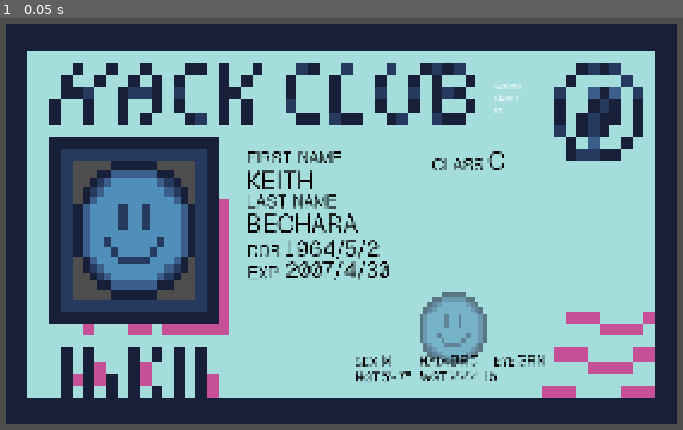
Above: before the commit, frame 1.
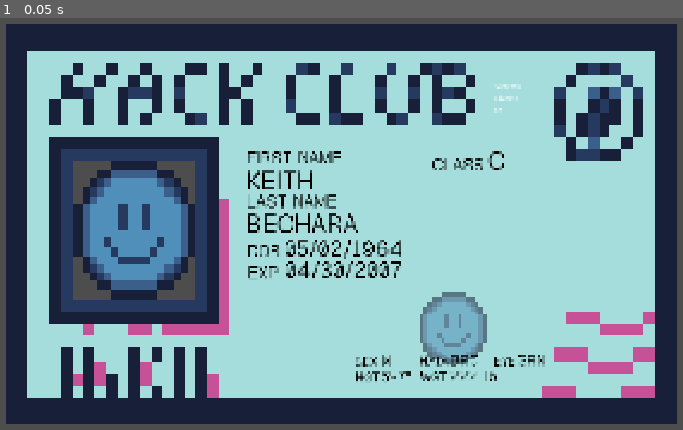
Above: after the commit, the same moment.

Repository: itstntcraft123/fake-an-id
Game: Godot game, scene res://scenes/game.tscn
Same seed, same stepped clock (60 frames per second), same inputs: the game is played once before the commit and once after it. This scene is started directly instead of the project's main scene.
Inputs:
- Up to frame 1 (0.05 s): no input

The runs differ from the first frame. In frame 1, 0.8% of the frame differs, in the area x 41-59%, y 53-64%.

Commit message:
add random DD; fix date format add random_str and random_num helper functions

Diff:
--- a/scripts/how_to_play.gd
+++ b/scripts/how_to_play.gd
@@ -7,7 +7,7 @@
 func _process(_delta: float) -> void:
 	pass
 
-func _on_select_menu_selected(index: int, item: Control) -> void:
+func _on_select_menu_selected(_index: int, item: Control) -> void:
 	match item.name:
 		"BackButton":
 			get_tree().change_scene_to_file("res://scenes/main_menu.tscn")
--- a/scripts/quiz.gd
+++ b/scripts/quiz.gd
@@ -75,6 +75,5 @@
 		finished.emit(false)
 
 
-# Called every frame. 'delta' is the elapsed time since the previous frame.
-func _process(delta: float) -> void:
+func _process(_delta: float) -> void:
 	pass
--- a/scripts/utils.gd
+++ b/scripts/utils.gd
@@ -6,8 +6,7 @@
 	rng.randomize()
 
 func random_license_no() -> String:
-	var alphabet := "abcdefghijklmnopqrstuvwxyz"
-	return Array(alphabet.split()).pick_random().to_upper() + str(randi_range(0, 9999999)).pad_zeros(7)
+	return random_string(1) + random_num(7)
 
 func random_first_name(gender: String) -> String:
 	# data from archive.ics.uci.edu/dataset/591/gender+by+name
@@ -49,7 +48,7 @@
 	return Time.get_datetime_dict_from_unix_time(randi_range(Time.get_unix_time_from_datetime_dict(min_date), Time.get_unix_time_from_datetime_dict(max_date)))
 
 func date_to_str(date: Dictionary) -> String:
-	return str(date["year"]) + "/" + str(date["month"]) + "/" + str(date["day"])
+	return str(date["month"]).pad_zeros(2) + "/" + str(date["day"]).pad_zeros(2) + "/" + str(date["year"]).pad_zeros(4)
 
 func days_in_month(year: int, month: int) -> int:
 	match month:
@@ -109,6 +108,9 @@
 	var max_date: Dictionary = iss.duplicate()
 	max_date["year"] -= 1
 	return rand_date(min_date, max_date)
+
+func random_dd(dob: Dictionary, iss: Dictionary, expiry: Dictionary) -> String:
+	return date_to_str(random_first_iss(dob, iss)) + random_num(3) + random_string(3) + "/" + random_string(2) + str(expiry["year"]).right(2)
 
 func is_expired(dob: Dictionary, year: int) -> bool:
 	var date := dob.duplicate()
@@ -199,6 +201,17 @@
 		"UNK": 0.033
 	})
 
+func random_string(length: int) -> String:
+	const alphabet := "abcdefghijklmnopqrstuvwxyz"
+	var alphabet_array := Array(alphabet.split())
+	var result := ""
+	for i in range(length):
+		result += alphabet_array.pick_random().to_upper()
+	return result
+
+func random_num(length: int) -> String:
+	return str(randi_range(0, int("9".repeat(length)))).pad_zeros(length)
+
 func get_date() -> Dictionary:
 	return Time.get_datetime_dict_from_unix_time(max(Time.get_unix_time_from_system(), 1793404800))
 
